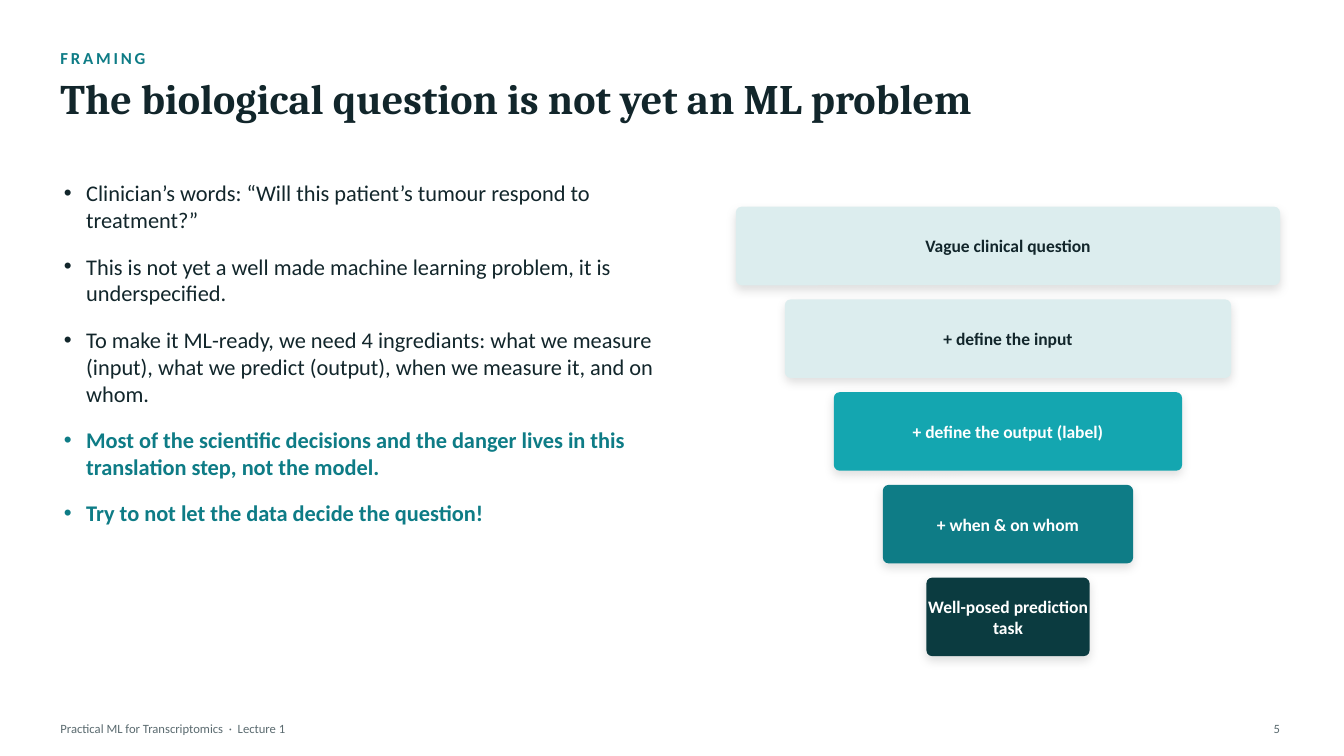
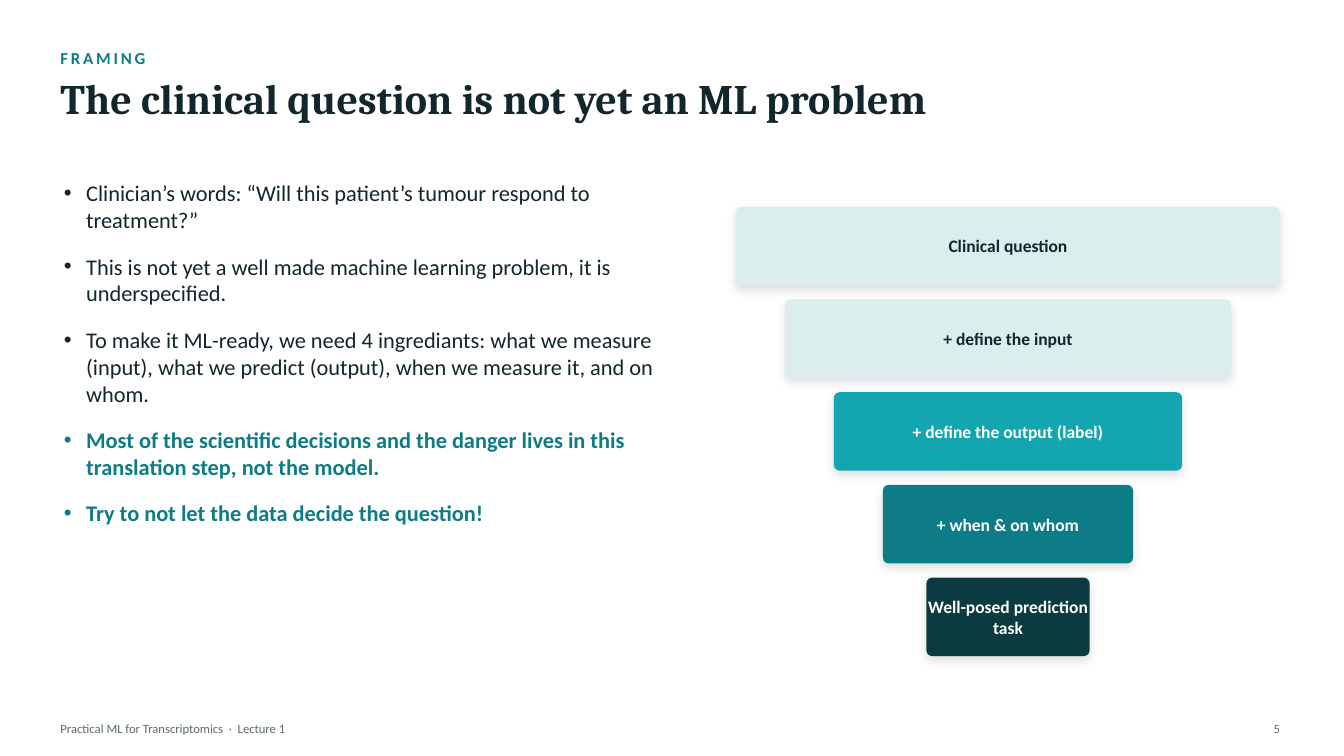
Before and after one commit to zhanyinx/ml26, a slide deck: slide 5 of lessons/lesson01_biological_question/theory/slides/Lecture1 - From Biological Question to ML Problem.pptx. Drawn at 1344x756 pixels with LibreOffice and Linux fonts; fonts in the diff are those of the drawing. Boxes give left, top, right and bottom in pixels: in the first picture for what was removed or moved away, otherwise in the second. Text is boxed around its words. In the diff, an @@ line names an element or a change of style, - is before the commit and + after.

```diff
--- a/lessons/lesson01_biological_question/theory/slides/Lecture1 - From Biological Question to ML Problem.pptx
+++ b/lessons/lesson01_biological_question/theory/slides/Lecture1 - From Biological Question to ML Problem.pptx
@@ text at (x1=60, y1=84, x2=927, y2=124): text changed @@
-The biological question is not yet an ML problem
+The clinical question is not yet an ML problem
@@ text at (x1=949, y1=239, x2=1067, y2=255): text changed @@
-Vague clinical question
+Clinical question
```
Also in this commit, not shown: 7 other slides changed.
